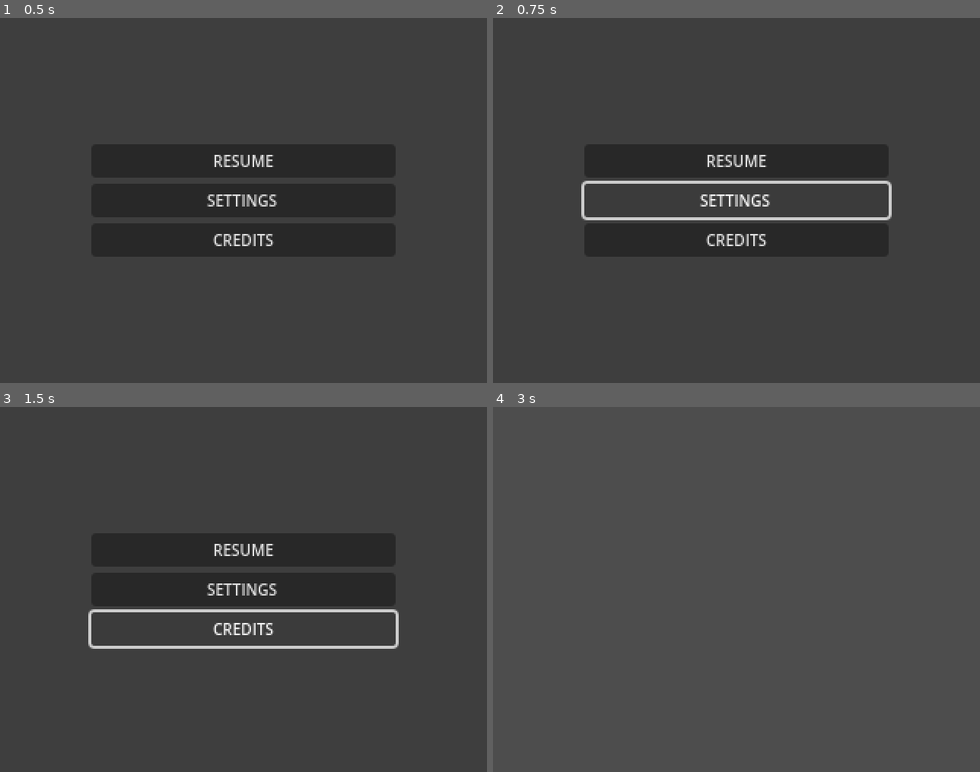
Above: before the commit, frames 1-4 (two rows, left to right).
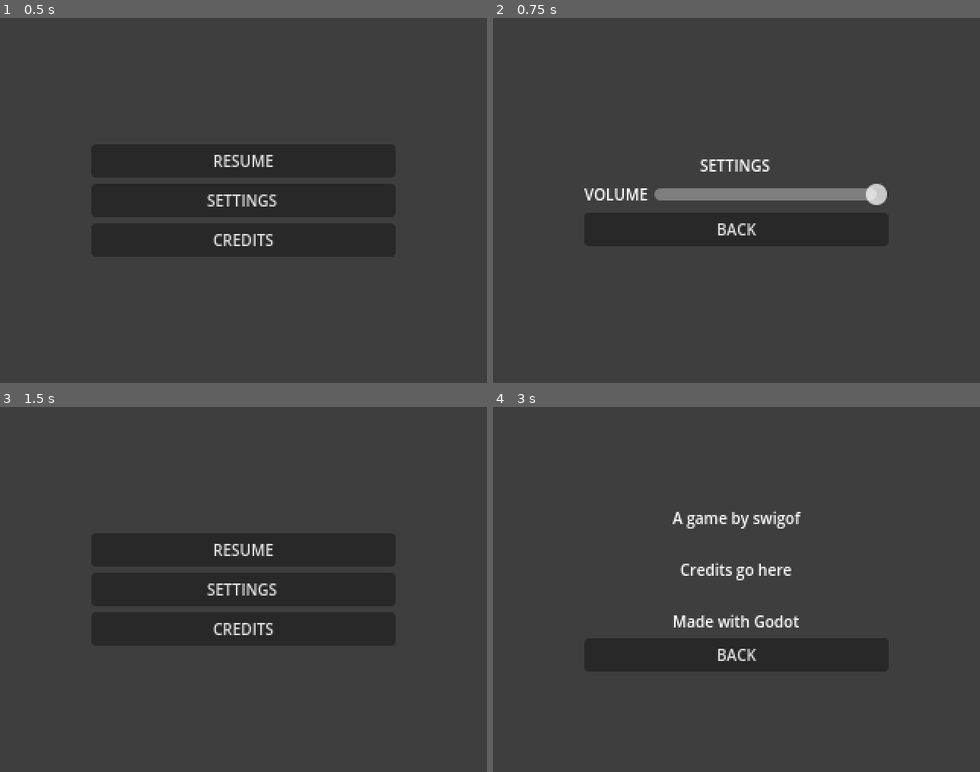
Above: after the commit, the same moments.

Repository: swigof/lowpoly-winter
Game: Godot game, scene res://scenes/menu/menu.tscn
The game is run twice, just before and just after one commit, with the same random seed, the same clock (stepped at 60 frames per second) and the same inputs. This scene is started directly instead of the project's main scene.
Inputs (mouse positions are in pixels of both pictures, inside the frame that each line leads up to):
- Up to frame 1 (0.5 s): no input
- Up to frame 2 (0.75 s): click "SETTINGS" at 0.5 s
- Up to frame 3 (1.5 s): click (243, 618) at 1.25 s, where only the run after the commit has a clickable "BACK"
- Up to frame 4 (3 s): click "CREDITS" at 2 s; click (736, 549) at 2.75 s, where only the run before the commit has a clickable "RESUME"

Frame 1 is identical in both runs. In frame 2, 4.0% of the frame differs, in the area x 18-82%, y 37-63%; in frame 3, 1.2%; in frame 4, 6.9%, in the area x 18-82%, y 28-73%.

Commit message:
add menu navigation and logic

Diff:
--- a/scenes/menu/menu.gd
+++ b/scenes/menu/menu.gd
@@ -7,6 +7,25 @@
 func _on_play_button_pressed() -> void:
 	visible = false
 	Input.set_mouse_mode(Input.MOUSE_MODE_CAPTURED)
+
+func _on_settings_button_pressed() -> void:
+	$VBoxContainer/TopLevelVBox.visible = false
+	$VBoxContainer/SettingsVBox.visible = true
+	$VBoxContainer/BackButton.visible = true
+
+func _on_credits_button_pressed() -> void:
+	$VBoxContainer/TopLevelVBox.visible = false
+	$VBoxContainer/CreditsVBox.visible = true
+	$VBoxContainer/BackButton.visible = true
+
+func _on_back_button_pressed() -> void:
+	$VBoxContainer/TopLevelVBox.visible = true
+	$VBoxContainer/SettingsVBox.visible = false
+	$VBoxContainer/CreditsVBox.visible = false
+	$VBoxContainer/BackButton.visible = false
+
+func _on_h_slider_value_changed(value: float) -> void:
+	AudioServer.set_bus_volume_linear(0, value)
 
 func _input(event: InputEvent):
 	if (Input.mouse_mode != Input.MOUSE_MODE_CAPTURED) and event is InputEventMouseButton:
--- a/scenes/menu/menu.tscn
+++ b/scenes/menu/menu.tscn
@@ -67,7 +67,9 @@
 [node name="HSlider" type="HSlider" parent="VBoxContainer/SettingsVBox/HBoxContainer"]
 layout_mode = 2
 size_flags_horizontal = 3
-value = 100.0
+max_value = 1.0
+step = 0.1
+value = 1.0
 
 [node name="CreditsVBox" type="VBoxContainer" parent="VBoxContainer"]
 visible = false
@@ -88,3 +90,7 @@
 text = "BACK"
 
 [connection signal="pressed" from="VBoxContainer/TopLevelVBox/PlayButton" to="." method="_on_play_button_pressed"]
+[connection signal="pressed" from="VBoxContainer/TopLevelVBox/SettingsButton" to="." method="_on_settings_button_pressed"]
+[connection signal="pressed" from="VBoxContainer/TopLevelVBox/CreditsButton" to="." method="_on_credits_button_pressed"]
+[connection signal="value_changed" from="VBoxContainer/SettingsVBox/HBoxContainer/HSlider" to="." method="_on_h_slider_value_changed"]
+[connection signal="pressed" from="VBoxContainer/BackButton" to="." method="_on_back_button_pressed"]
